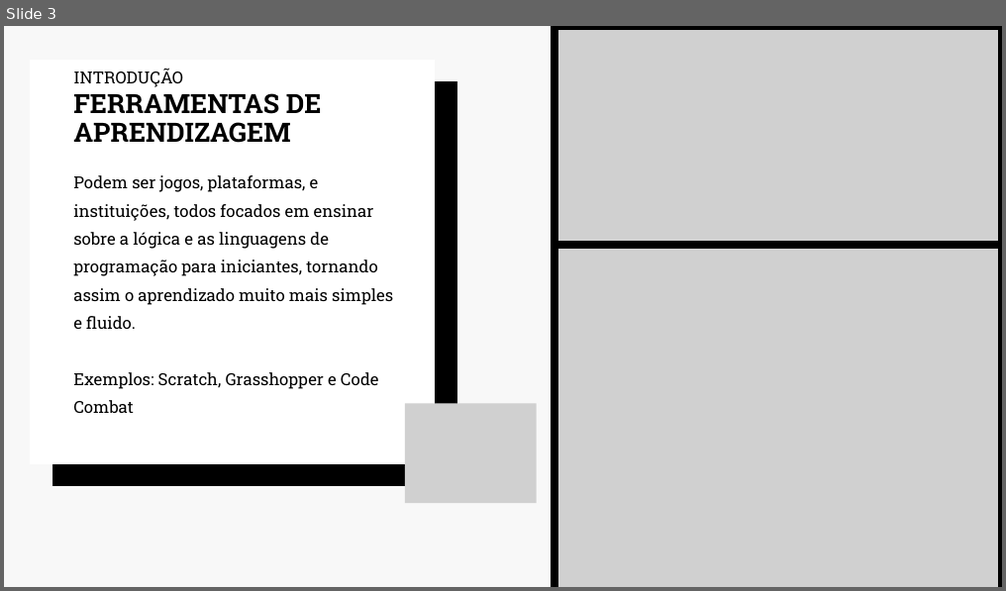
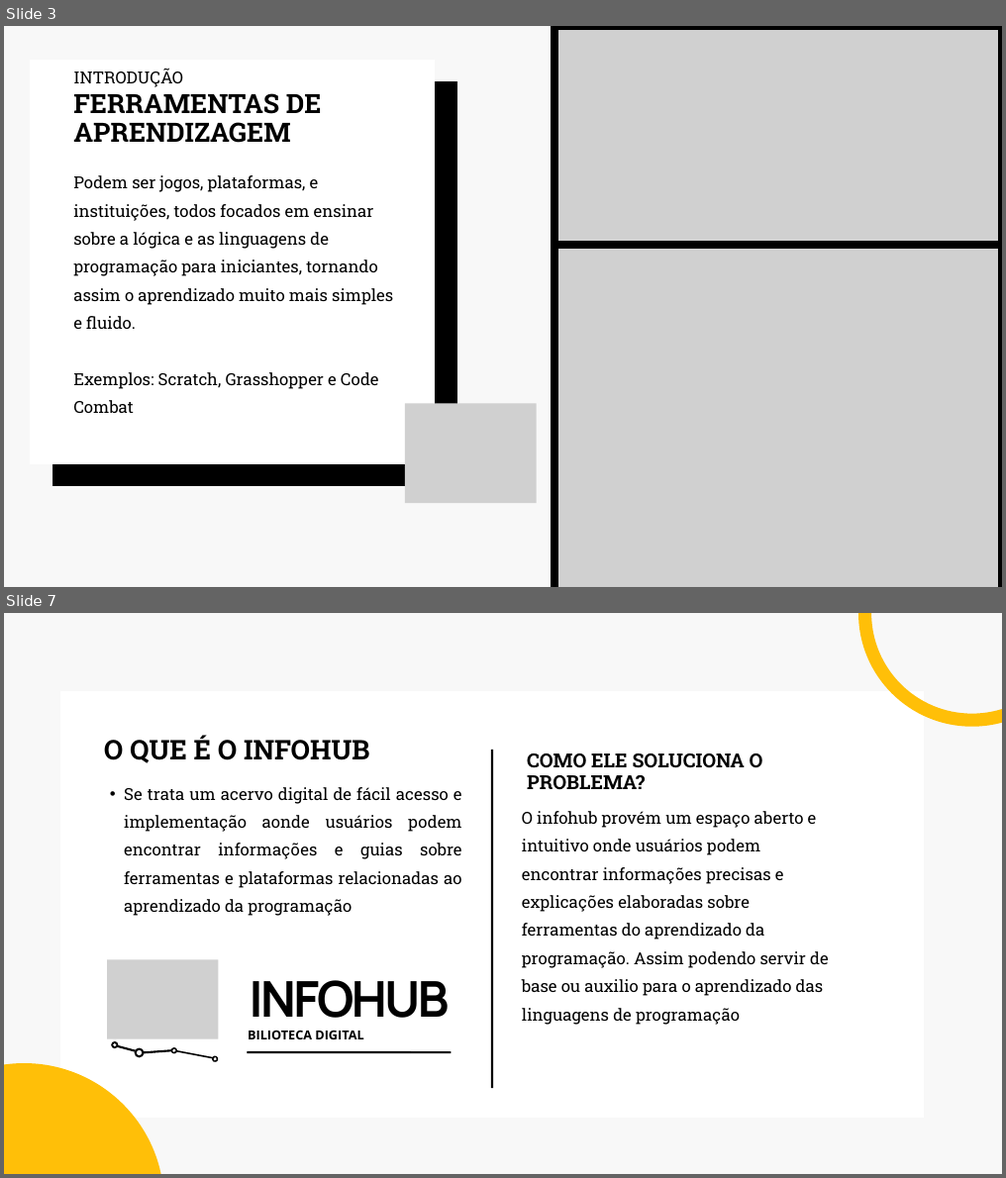
Before and after one commit to etecvav26-c10/Projeto-TCC-Etecvav---Ferramentas-de-Aprendizagem-na-Informatica, a slide deck: TCC_2026/Apresentação.pptx. Shown one above the other, each under a label of ours: slide 3 before the commit, slides 3 and 7 after it; the slides between them are not shown. The pictures are 1006x591 and 1006x1178 pixels, drawn with LibreOffice and Linux fonts; fonts in the diff are those of the drawing; grey boxes stand for pictures. Boxes give left, top, right and bottom in pixels: in the first picture for what was removed or moved away, otherwise in the second. Text is boxed around its words. In the diff, an @@ line names an element or a change of style, - is before the commit and + after.

Commit message:
Atualização dos modelos
- Atualização dos Artigos
- Atualização das apresentações
- Correção de informações

```diff
--- a/TCC_2026/Apresentação.pptx
+++ b/TCC_2026/Apresentação.pptx
@@ slide 7 added at [4, 613, 1002, 1174], background #F8F8F8 @@
@@ freeform shape added at [864, 613, 1002, 720], outline #FFBF08 18.75 pt @@
@@ freeform shape added at [59, 691, 924, 1119], fill #FFFFFF @@
@@ text added at [104, 735, 369, 763], 39.4 pt, text #000000, bold @@
+O QUE É O INFOHUB
@@ line added from (492, 750) to (492, 1088), #000000 3 pt @@
@@ text added at [527, 754, 763, 790], 28 pt, text #000000, bold @@
+COMO ELE SOLUCIONA O PROBLEMA?
@@ text added at [124, 787, 462, 916], 24 pt, text #000000 @@
+  • Se trata um acervo digital de fácil acesso e implementação aonde usuários podem encontrar informações e guias sobre ferramentas e plataformas relacionadas ao aprendizado da programação
@@ text added at [522, 811, 829, 1025], 24 pt, text #000000 @@
+O infohub provém um espaço aberto e intuitivo onde usuários podem encontrar informações precisas e explicações elaboradas sobre ferramentas do aprendizado da programação. Assim podendo servir de base ou auxilio para o aprendizado das linguagens de programação
@@ picture added at [107, 959, 219, 1040] @@
@@ text added at [250, 980, 450, 1018], 71.2 pt, text #000000, bold @@
+INFOHUB
@@ freeform shape added at [111, 1042, 118, 1049], fill #000000 @@
@@ freeform shape added at [113, 1044, 116, 1047], fill #FFFFFF @@
@@ line added from (116, 1046) to (136, 1052), #000000 3 pt @@
@@ freeform shape added at [135, 1048, 145, 1059], fill #000000 @@
@@ freeform shape added at [137, 1051, 142, 1056], fill #FFFFFF @@
@@ line added from (172, 1051) to (142, 1054), #000000 3 pt @@
@@ freeform shape added at [171, 1048, 177, 1055], fill #000000 @@
@@ freeform shape added at [172, 1049, 176, 1053], fill #FFFFFF @@
@@ line added from (214, 1059) to (176, 1052), #000000 2.25 pt @@
@@ freeform shape added at [211, 1055, 220, 1063], fill #000000 @@
@@ freeform shape added at [213, 1057, 218, 1061], fill #FFFFFF @@
@@ line added from (247, 1053) to (451, 1053), #000000 3 pt @@
@@ text added at [248, 1031, 363, 1040], 18.1 pt, text #000000, bold @@
+BILIOTECA DIGITAL
@@ freeform shape added at [4, 1063, 164, 1174], fill #FFBF08 @@
@@ freeform shape added at [175, 1059, 179, 1062], fill #FFFFFF @@
```
Also in this commit, not shown: 2 slides changed, 3 other slides added, 3 slides removed, 6 other files.
